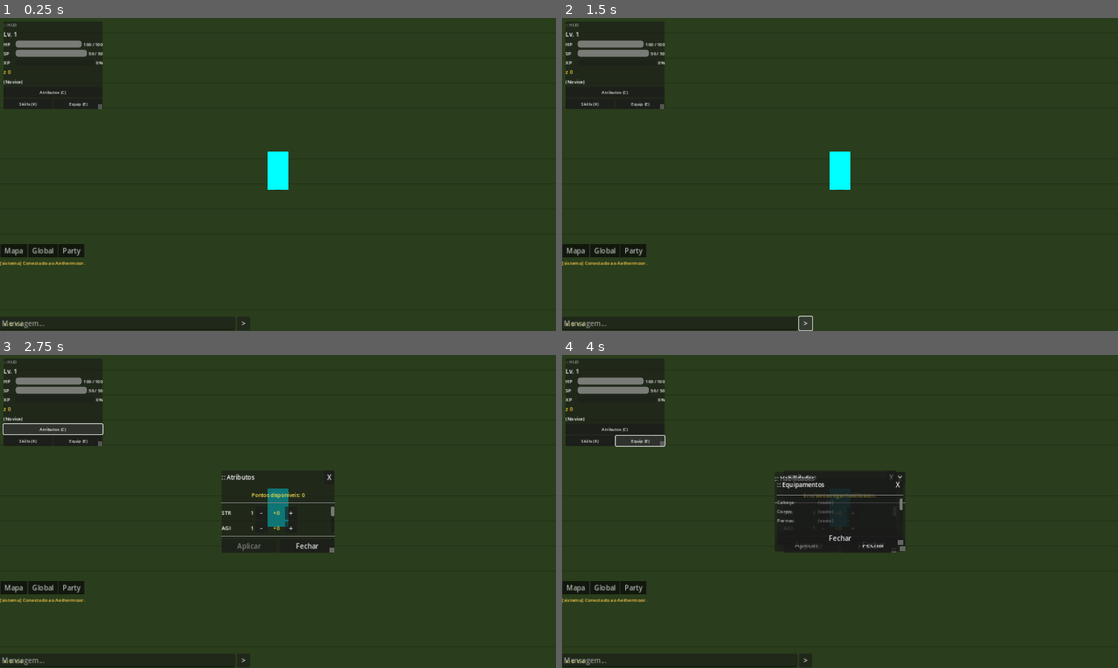
Above: before the commit, frames 1-4 (two rows, left to right).
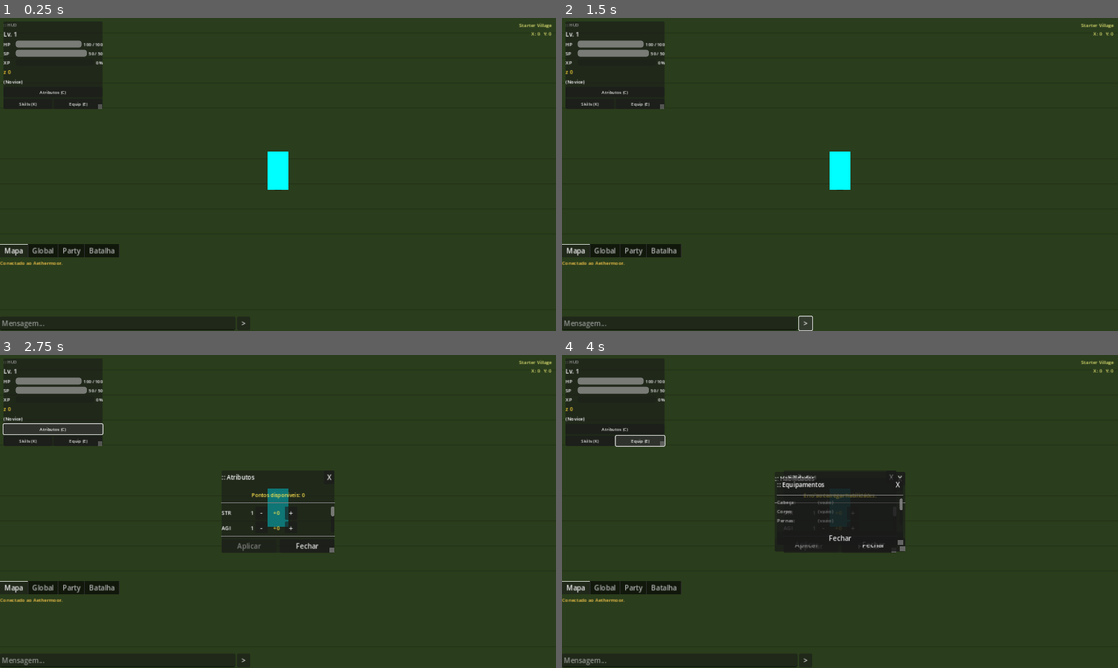
Above: after the commit, the same moments.

Repository: renash2me/Game-1.0
Game: Godot game, scene res://scenes/game_world.tscn
Same seed, same stepped clock (60 frames per second), same inputs: the game is played once before the commit and once after it. This scene is started directly instead of the project's main scene.
Inputs (mouse positions are in pixels of both pictures, inside the frame that each line leads up to):
- Up to frame 1 (0.25 s): no input
- Up to frame 2 (1.5 s): click (678, 324) at 0.52 s; type "12" at 0.6 s; click ">" at 1.25 s
- Up to frame 3 (2.75 s): click "Atributos (C)" at 2 s
- Up to frame 4 (4 s): click "Skills (K)" at 2.75 s; click "Equip (E)" at 3.5 s

The runs differ from the first frame. In frame 1, 0.5% of the frame differs, in the area x 0-100%, y 1-99%; in frame 2, 0.5%; in frame 3, 0.5%; in frame 4, 0.5%.

Commit message:
feat: coords no topo-direito + mapa, aba de batalha no chat e toggles de log
- Coordenadas movidas para o topo-direito da tela e agora mostram o nome do
  mapa atual (capitalize do id) acima do X/Y.

- Chat reformulado com buffers por aba e nova aba "Batalha":
  - Batalha: dano causado/recebido (com crítico/erro/esquiva) e XP ganho/perdido.
  - Drops pegos pelo próprio jogador aparecem em TODAS as abas (filtrado por
    picker_id == meu id).
  - Mensagens de sistema também vão para todas as abas.

- Toggles de exibição (dano, XP, drops) ligáveis/desligáveis num submenu
  "Configurações de log" dentro do menu Esc (junto com deslogar). Persistidos
  em user://log_settings.cfg (GameState).

- Servidor: DROP_PICKED agora inclui item_id e item_name para o log "Você
  pegou: <nome>".

Co-Authored-By: Claude Opus 4.8 <noreply@anthropic.com>
Claude-Session: https://claude.ai/code/session_01KzEqHDrWbGyHQtNhqA5Y96

Diff:
--- a/client/scripts/systems/game_state.gd
+++ b/client/scripts/systems/game_state.gd
@@ -3,6 +3,27 @@
 var token: String = ""
 var player_id: String = ""
 var character: Dictionary = {}
+
+# ── Configurações de exibição de log (persistidas) ─────────────────────────────
+var log_damage : bool = true   # dano causado/recebido na aba Batalha
+var log_xp     : bool = true   # xp ganho/perdido na aba Batalha
+var log_drops  : bool = true   # drops pegos (em todas as abas)
+
+const _CFG_PATH := "user://log_settings.cfg"
+
+func _ready() -> void:
+	var cfg := ConfigFile.new()
+	if cfg.load(_CFG_PATH) == OK:
+		log_damage = bool(cfg.get_value("log", "damage", true))
+		log_xp     = bool(cfg.get_value("log", "xp", true))
+		log_drops  = bool(cfg.get_value("log", "drops", true))
+
+func save_log_settings() -> void:
+	var cfg := ConfigFile.new()
+	cfg.set_value("log", "damage", log_damage)
+	cfg.set_value("log", "xp", log_xp)
+	cfg.set_value("log", "drops", log_drops)
+	cfg.save(_CFG_PATH)
 
 func is_logged_in() -> bool:
 	return token != ""
--- a/client/scripts/ui/chat.gd
+++ b/client/scripts/ui/chat.gd
@@ -10,20 +10,32 @@
 	"map":    Color(0.9, 0.9, 0.9),
 	"global": Color(0.6, 1.0, 0.6),
 	"party":  Color(0.5, 0.8, 1.0),
+	"battle": Color(1.0, 0.9, 0.9),
 	"system": Color(1.0, 0.8, 0.3),
 }
+const BATTLE_COLOR := Color(1.0, 0.55, 0.3)
+const XP_COLOR     := Color(0.6, 1.0, 0.6)
+const DROP_COLOR   := Color(1.0, 0.85, 0.3)
+
+const TAB_CHANNELS := ["map", "global", "party", "battle"]
+const SEND_CHANNELS := ["map", "global", "party"]
 
 var _active_channel: String = "map"
+var _tab_lines: Dictionary = {}
 
 func _ready() -> void:
 	_log.bbcode_enabled = true
 	_log.scroll_following = true
 	_log.text = ""
 
-	_chan_tabs.tab_count = 3
+	for ch in TAB_CHANNELS:
+		_tab_lines[ch] = []
+
+	_chan_tabs.tab_count = 4
 	_chan_tabs.set_tab_title(0, "Mapa")
 	_chan_tabs.set_tab_title(1, "Global")
 	_chan_tabs.set_tab_title(2, "Party")
+	_chan_tabs.set_tab_title(3, "Batalha")
 	_chan_tabs.tab_changed.connect(_on_tab_changed)
 
 	_send_btn.pressed.connect(_on_send_pressed)
@@ -31,7 +43,7 @@
 
 	WsClient.message_received.connect(_on_ws_message)
 
-	_add_system_line("Conectado ao Aethermoor.")
+	_add_to_all("Conectado ao Aethermoor.", CHANNEL_COLORS["system"])
 
 # ── Envio ─────────────────────────────────────────────────────────────────────
 
@@ -40,45 +52,94 @@
 	if msg.is_empty():
 		return
 	_input.text = ""
-
+	var ch := _active_channel if _active_channel in SEND_CHANNELS else "map"
 	WsClient.send({
 		"type": "CHAT",
-		"payload": {"channel": _active_channel, "message": msg}
+		"payload": {"channel": ch, "message": msg}
 	})
 
-# ── Canal ─────────────────────────────────────────────────────────────────────
+# ── Abas ──────────────────────────────────────────────────────────────────────
 
 func _on_tab_changed(tab: int) -> void:
-	match tab:
-		0: _active_channel = "map"
-		1: _active_channel = "global"
-		2: _active_channel = "party"
+	_active_channel = TAB_CHANNELS[tab] if tab < TAB_CHANNELS.size() else "map"
+	_render_active()
 
 # ── Mensagens WS ──────────────────────────────────────────────────────────────
 
 func _on_ws_message(type: String, payload: Dictionary) -> void:
-	if type == "CHAT":
-		var channel : String = payload.get("channel", "map")
-		var sender  : String = payload.get("sender_name", "?")
-		var msg     : String = payload.get("message", "")
-		_add_line(channel, "[%s] %s" % [sender, msg])
-	elif type == "SYSTEM":
-		_add_system_line(payload.get("message", ""))
+	match type:
+		"CHAT":
+			var channel : String = payload.get("channel", "map")
+			if channel == "local":
+				channel = "map"
+			var sender : String = payload.get("sender_name", "?")
+			var msg    : String = payload.get("message", "")
+			_add_to_tab(channel, "[%s] %s" % [sender, msg], CHANNEL_COLORS.get(channel, Color.WHITE))
+		"SYSTEM":
+			_add_to_all("[sistema] " + str(payload.get("message", "")), CHANNEL_COLORS["system"])
+		"DAMAGE":
+			if GameState.log_damage:
+				_log_damage(payload)
+		"XP_GAIN":
+			if GameState.log_xp:
+				_add_to_tab("battle", "+%d XP" % int(payload.get("gained", 0)), XP_COLOR)
+		"PLAYER_DEATH":
+			if GameState.log_xp:
+				_add_to_tab("battle", "-%d XP (você morreu)" % int(payload.get("xp_lost", 0)), XP_COLOR)
+		"DROP_PICKED":
+			if GameState.log_drops and str(payload.get("picker_id", "")) == _my_id():
+				var name_str : String = str(payload.get("item_name", payload.get("item_id", "item")))
+				_add_to_all("Você pegou: %s" % name_str, DROP_COLOR)
 
-func _add_system_line(msg: String) -> void:
-	_add_line("system", "[sistema] " + msg)
+func _log_damage(payload: Dictionary) -> void:
+	var my := _my_id()
+	var dmg  : int  = int(payload.get("damage", 0))
+	var crit : bool = payload.get("is_critical", false)
+	var miss : bool = payload.get("is_miss", false)
+	if str(payload.get("attacker_id", "")) == my:
+		if miss:
+			_add_to_tab("battle", "Você errou o ataque.", BATTLE_COLOR)
+		else:
+			_add_to_tab("battle", "Você causou %d de dano%s" % [dmg, " (CRÍTICO!)" if crit else ""], BATTLE_COLOR)
+	elif str(payload.get("target_id", "")) == my and str(payload.get("target_type", "")) == "player":
+		if miss:
+			_add_to_tab("battle", "Você esquivou.", BATTLE_COLOR)
+		else:
+			_add_to_tab("battle", "Você recebeu %d de dano." % dmg, BATTLE_COLOR)
 
-func _add_line(channel: String, text: String) -> void:
-	var color: Color = CHANNEL_COLORS.get(channel, Color.WHITE)
+func _my_id() -> String:
+	return str(GameState.character.get("id", ""))
+
+# ── Buffers por aba ─────────────────────────────────────────────────────────────
+
+func _fmt(text: String, color: Color) -> String:
 	var hex := "#%02x%02x%02x" % [int(color.r * 255), int(color.g * 255), int(color.b * 255)]
-	_log.append_text("[color=%s]%s[/color]\n" % [hex, text.xml_escape()])
-	_trim_log()
+	return "[color=%s]%s[/color]\n" % [hex, text.xml_escape()]
 
-func _trim_log() -> void:
-	var lines := _log.text.split("\n")
-	if lines.size() > MAX_LINES:
-		_log.clear()
-		_log.text = "\n".join(lines.slice(lines.size() - MAX_LINES))
+func _add_to_tab(ch: String, text: String, color: Color) -> void:
+	if ch not in _tab_lines:
+		ch = "map"
+	var line := _fmt(text, color)
+	var buf : Array = _tab_lines[ch]
+	buf.append(line)
+	if buf.size() > MAX_LINES:
+		buf.remove_at(0)
+	if ch == _active_channel:
+		_log.append_text(line)
+
+func _add_to_all(text: String, color: Color) -> void:
+	var line := _fmt(text, color)
+	for ch in _tab_lines:
+		var buf : Array = _tab_lines[ch]
+		buf.append(line)
+		if buf.size() > MAX_LINES:
+			buf.remove_at(0)
+	_log.append_text(line)
+
+func _render_active() -> void:
+	_log.clear()
+	for line in _tab_lines[_active_channel]:
+		_log.append_text(line)
 
 # ── Focus no Enter ────────────────────────────────────────────────────────────
 
--- a/client/scripts/ui/game_world.gd
+++ b/client/scripts/ui/game_world.gd
@@ -25,6 +25,7 @@
 
 # ── Estado ─────────────────────────────────────────────────────────────────────
 var _local_name  : String  = ""
+var _map_display : String  = ""
 var _coords_lbl           = null
 var _cam_ortho   : float   = CAM_ORTHO_DEF
 var _path        : Array[Vector3] = []   # waypoints (centros de célula) até o destino
@@ -50,6 +51,7 @@
 
 func _ready() -> void:
 	_local_name = str(GameState.character.get("name", ""))
+	_map_display = str(GameState.character.get("current_map", "starter_village")).capitalize()
 	CharacterData.apply_from_response(GameState.character)
 
 	# Velocidade de ataque vem das fórmulas (campo derived.aspd)
@@ -138,8 +140,14 @@
 func _anchor_coords_lbl() -> void:
 	if _coords_lbl == null:
 		return
-	var vp_size := get_viewport().get_visible_rect().size
-	_coords_lbl.position = Vector2(8.0, vp_size.y - 24.0)
+	# Topo-direito, alinhado à direita
+	_coords_lbl.set_anchors_preset(Control.PRESET_TOP_RIGHT)
+	_coords_lbl.grow_horizontal = Control.GROW_DIRECTION_BEGIN
+	_coords_lbl.horizontal_alignment = HORIZONTAL_ALIGNMENT_RIGHT
+	_coords_lbl.offset_left   = -320.0
+	_coords_lbl.offset_right  = -10.0
+	_coords_lbl.offset_top    = 8.0
+	_coords_lbl.offset_bottom = 48.0
 
 # ── Conversão de coordenadas ───────────────────────────────────────────────────
 
@@ -241,10 +249,10 @@
 
 		if _coords_lbl != null:
 			var sv := _to_server(pp)
-			_coords_lbl.text = "X: %.0f  Y: %.0f" % [sv.x, sv.y]
+			_coords_lbl.text = "%s\nX: %.0f   Y: %.0f" % [_map_display, sv.x, sv.y]
 	else:
 		if _coords_lbl != null:
-			_coords_lbl.text = "X: --  Y: --"
+			_coords_lbl.text = "%s\nX: --   Y: --" % _map_display
 
 	if _dead:
 		_smooth_others(delta)   # morto: sem movimento/ataque, mundo continua
@@ -543,6 +551,34 @@
 	btn_select.pressed.connect(_on_back_to_select)
 	vb.add_child(btn_select)
 
+	# Configurações de log (abre/fecha os toggles)
+	var log_box := VBoxContainer.new()
+	log_box.visible = false
+	var btn_logcfg := Button.new()
+	btn_logcfg.text = "Configurações de log"
+	btn_logcfg.custom_minimum_size = Vector2(260, 38)
+	btn_logcfg.pressed.connect(func(): log_box.visible = not log_box.visible)
+	vb.add_child(btn_logcfg)
+	vb.add_child(log_box)
+
+	var cb_dmg := CheckButton.new()
+	cb_dmg.text = "Log de dano (causado/recebido)"
+	cb_dmg.button_pressed = GameState.log_damage
+	cb_dmg.toggled.connect(func(on): _set_log("damage", on))
+	log_box.add_child(cb_dmg)
+
+	var cb_xp := CheckButton.new()
+	cb_xp.text = "Log de XP (ganho/perdido)"
+	cb_xp.button_pressed = GameState.log_xp
+	cb_xp.toggled.connect(func(on): _set_log("xp", on))
+	log_box.add_child(cb_xp)
+
+	var cb_drop := CheckButton.new()
+	cb_drop.text = "Log de drops pegos"
+	cb_drop.button_pressed = GameState.log_drops
+	cb_drop.toggled.connect(func(on): _set_log("drops", on))
+	log_box.add_child(cb_drop)
+
 	var btn_logout := Button.new()
 	btn_logout.text = "Deslogar"
 	btn_logout.custom_minimum_size = Vector2(260, 38)
@@ -551,6 +587,13 @@
 	vb.add_child(btn_logout)
 
 	_menu_layer.visible = false
+
+func _set_log(key: String, on: bool) -> void:
+	match key:
+		"damage": GameState.log_damage = on
+		"xp":     GameState.log_xp = on
+		"drops":  GameState.log_drops = on
+	GameState.save_log_settings()
 
 func _toggle_menu() -> void:
 	if _menu_layer != null:
Not shown, changed: server/app/ws/handlers.py
